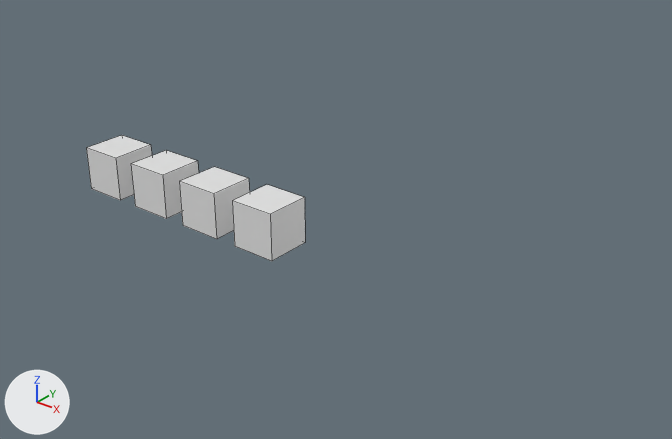
A saved change to the Blender file untitled.blend.
Both versions are drawn from a 50 mm lens placed at (31.8, -24.2, 16.2), pointed at (12.1, 0.4, 0.9). Lighting does not change. The marker at lower left points along +X, +Y and +Z. Mesh edges are drawn as thin lines.

The older version as bpy lines, for what is in view:
```python
me_cube = bpy.data.meshes.new('Cube')
me_cube.from_pydata(...)  # a box spanning x -1.0..1.0, y -1.0..1.0, z 0.0..2.0
me_cube.materials.append(mat_material)  # its picture is missing
ob_cube = bpy.data.objects.new('Cube', me_cube)
ob_cube.location = (0.0, 0.0, -1.0)
_m = ob_cube.modifiers.new('Array', 'ARRAY')
_m.count = 4
_m.use_constant_offset = True
```
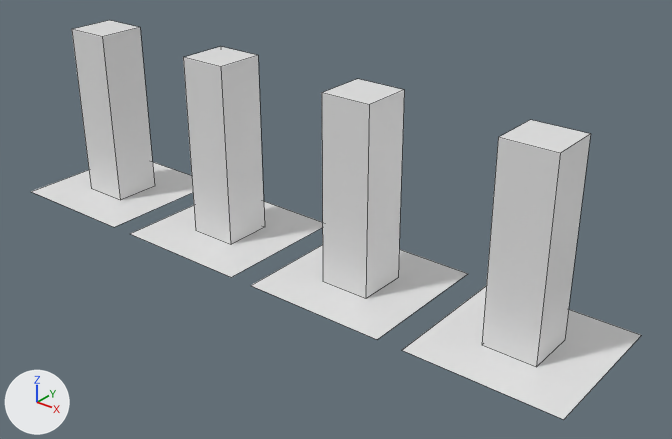
What differs and where, as boxes [x1, y1, x2, y2] in the pictures (672 x 439 px):
'Cube', reshaped, rescaled (178% wider, 215% taller)
    before: [86, 135, 305, 261]
    after: [31, 20, 641, 419]
part 1 of me_cube, added
    after: [31, 162, 641, 419]

What the commit changed:
me_cube has 8 vertices, 6 faces and spans x -1.0..1.0, y -1.0..1.0, z 0.0..2.0.
me_cube is used by ob_cube; location (0.0, 0.0, -1.0).
Verts and faces of me_cube; kept vertices keep their numbers, new ones are numbered from 8.
Part 1, on me_cube:
New vertex 8 is at (-2.89, -2.89, 0.0), pixel (30, 191).
New vertex 9 is at (2.89, -2.89, 0.0), pixel (114, 227).
New vertex 10 is at (-2.89, 2.89, 0.0).
New vertex 11 is at (2.89, 2.89, 0.0).
New faces: (8, 9, 11, 10).
Object 'Cube' (ob_cube) is rescaled from (1.0, 1.0, 1.0) to (1.0, 1.0, 3.65).
